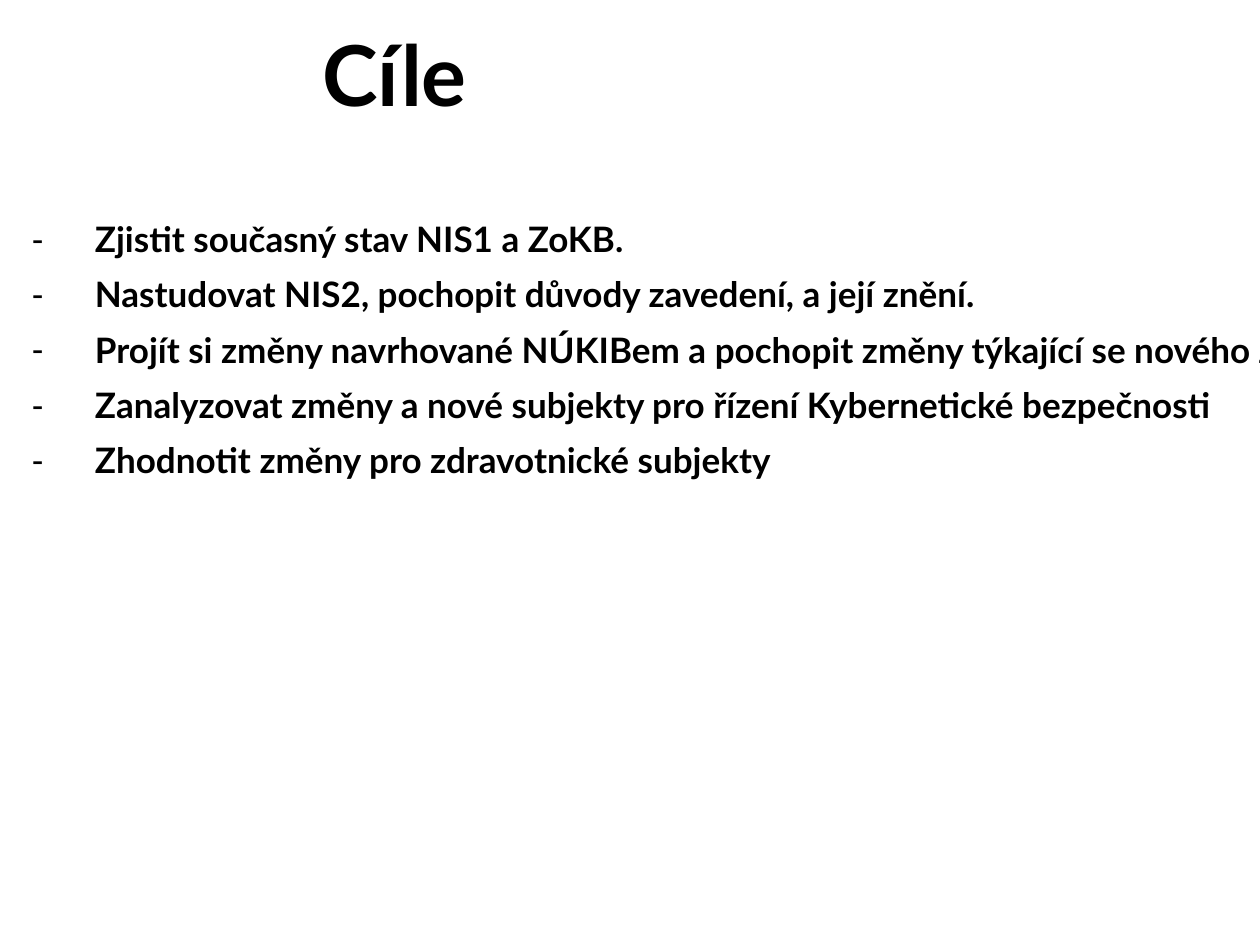
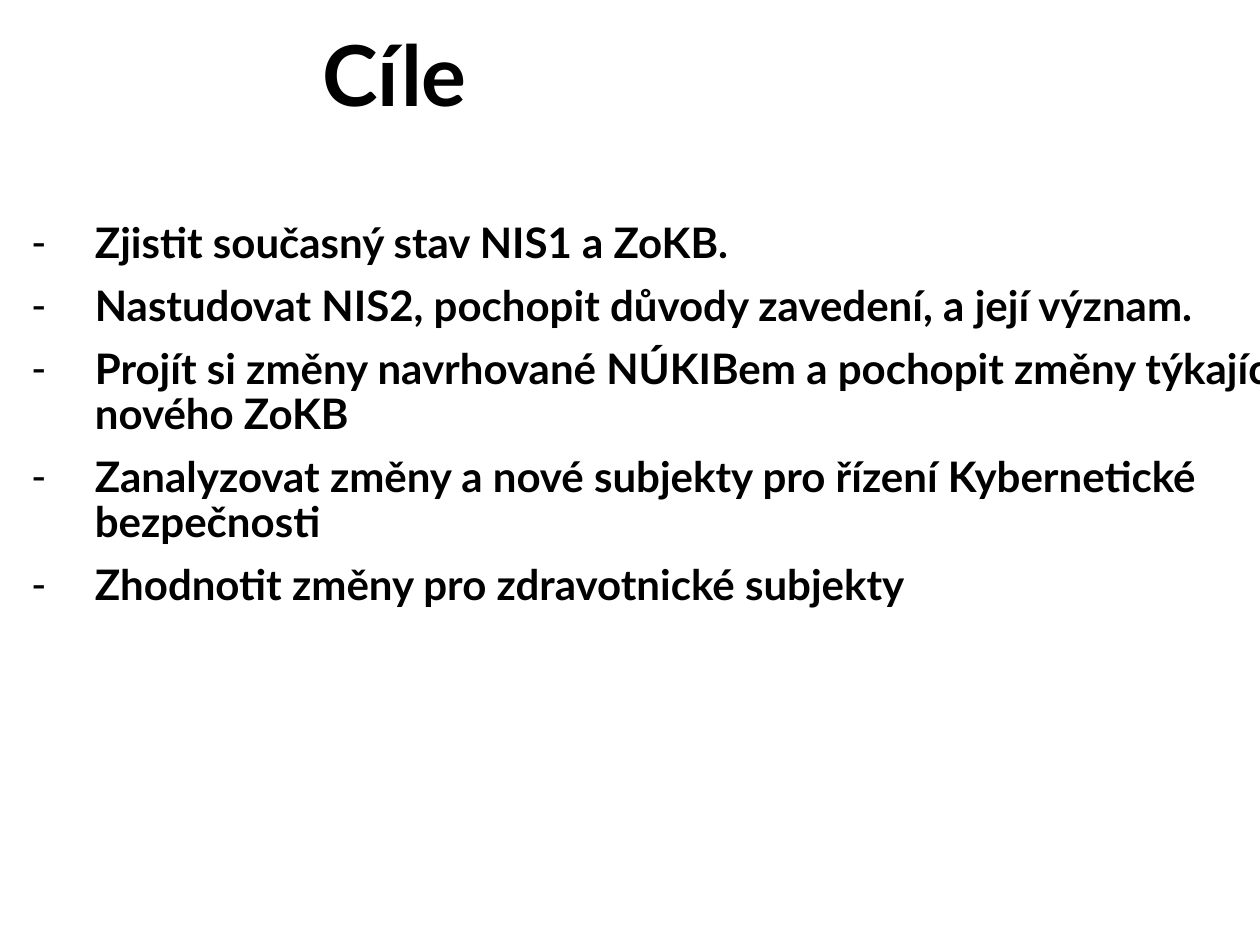
Before and after one commit to zimice/pr4_nis2, a slide deck: slide 3 of NIS2.pptx. Drawn at 1260x945 pixels with LibreOffice and Linux fonts; fonts in the diff are those of the drawing; background and template pictures are left out. Boxes give left, top, right and bottom in pixels: in the first picture for what was removed or moved away, otherwise in the second. Text is boxed around its words. In the diff, an @@ line names an element or a change of style, - is before the commit and + after.

Commit message:
finished presentation

```diff
--- a/NIS2.pptx
+++ b/NIS2.pptx
@@ subtitle at bbox=[95, 226, 1196, 608]: size 20 to 24 pt in "Zjistit současný stav NIS1 a ZoKB.", "Projít si změny navrhované NÚKIBem a pochopit ...", "Zanalyzovat změny a nové subjekty pro řízení ...", "Zhodnotit změny pro zdravotnické subjekty" @@
@@ subtitle at bbox=[95, 289, 1192, 329]: text changed; size 20 to 24 pt @@
-– Nastudovat NIS2, pochopit důvody zavedení, a její znění.
+– Nastudovat NIS2, pochopit důvody zavedení, a její význam.
```
Also in this commit, not shown: 2 other slides changed, 4 slides added, 4 slides removed, 1 other file.
